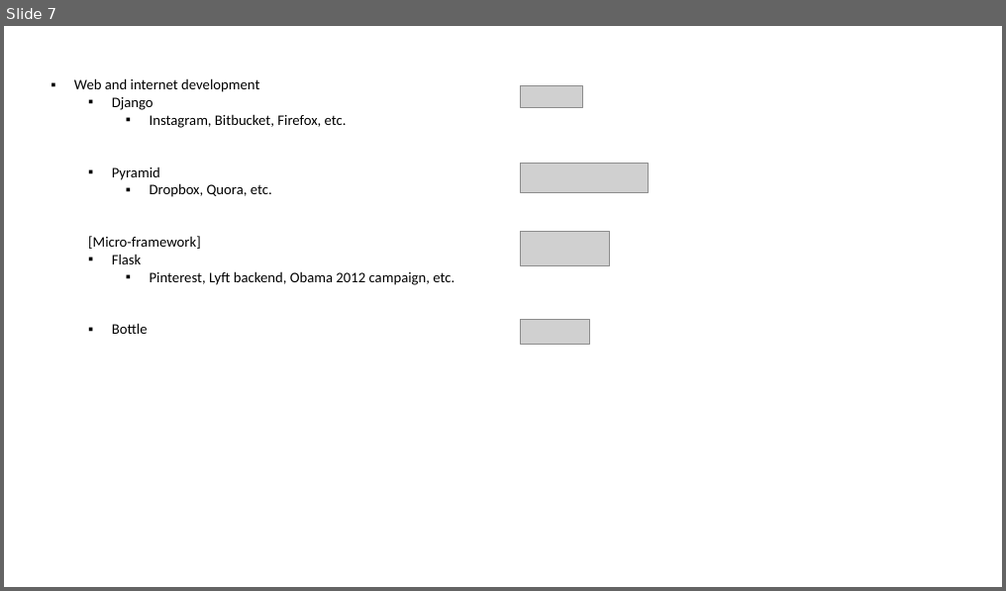
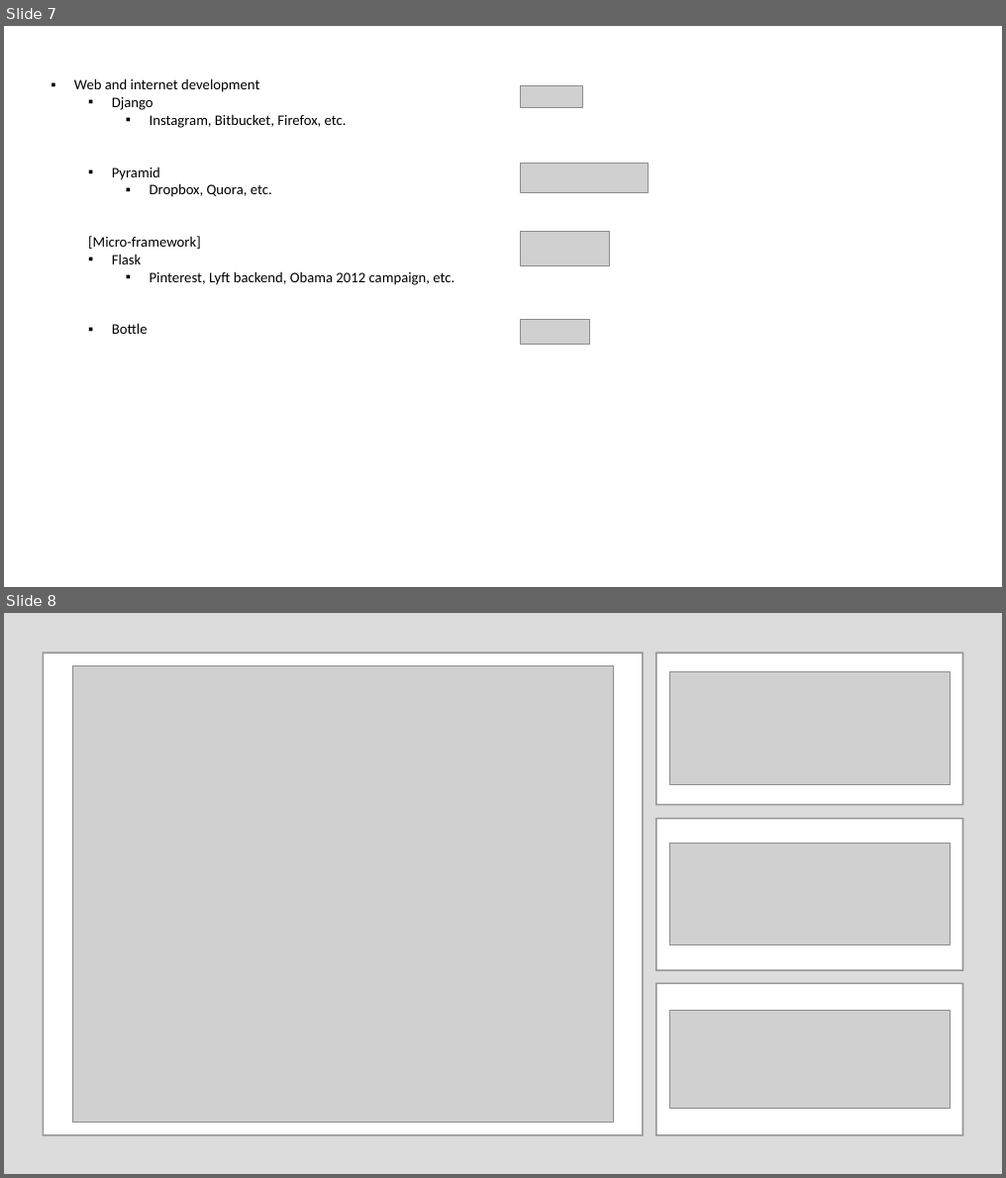
Before and after one commit to xiangshiyin/atl_meetup_20190302, a slide deck: materials/draft.pptx. Shown one above the other, each under a label of ours: slide 7 before the commit, slides 7 and 8 after it. The pictures are 1006x591 and 1006x1178 pixels, drawn with LibreOffice and Linux fonts; fonts in the diff are those of the drawing; grey boxes stand for pictures. Boxes give left, top, right and bottom in pixels: in the first picture for what was removed or moved away, otherwise in the second. Text is boxed around its words. In the diff, an @@ line names an element or a change of style, - is before the commit and + after.

```diff
--- a/materials/draft.pptx
+++ b/materials/draft.pptx
@@ slide 8 added at <box>4,613,1002,1174</box>, background #FFFFFF @@
@@ rectangle added at <box>4,613,1002,1174</box>, fill #D9D9D9 at 90% opacity @@
@@ rectangle added at <box>43,653,643,1136</box>, fill #FFFFFF, outline #808080 1.5 pt @@
@@ picture added at <box>72,666,614,1122</box> @@
@@ rectangle added at <box>656,653,963,805</box>, fill #FFFFFF, outline #808080 1.5 pt @@
@@ picture added at <box>669,672,949,785</box> @@
@@ rectangle added at <box>656,819,963,970</box>, fill #FFFFFF, outline #808080 1.5 pt @@
@@ picture added at <box>669,844,949,947</box> @@
@@ rectangle added at <box>656,983,963,1136</box>, fill #FFFFFF, outline #808080 1.5 pt @@
@@ picture added at <box>669,1011,949,1109</box> @@
```
Also in this commit, not shown: 1 slide changed, 1 slide removed, 4 other files.
